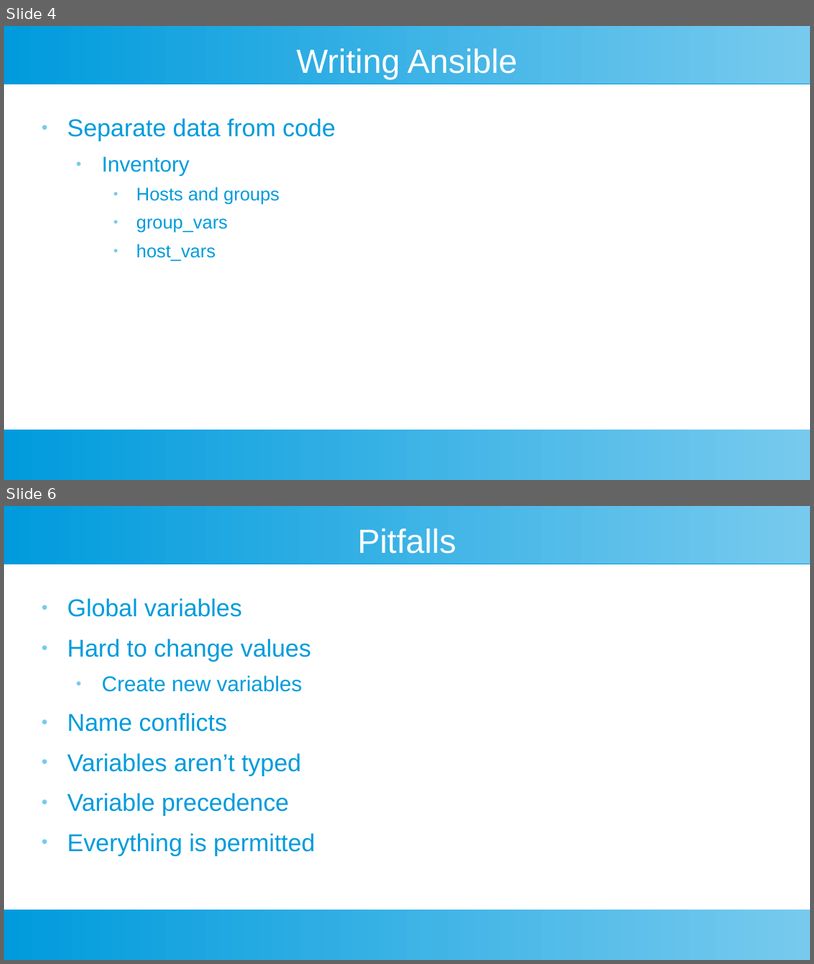
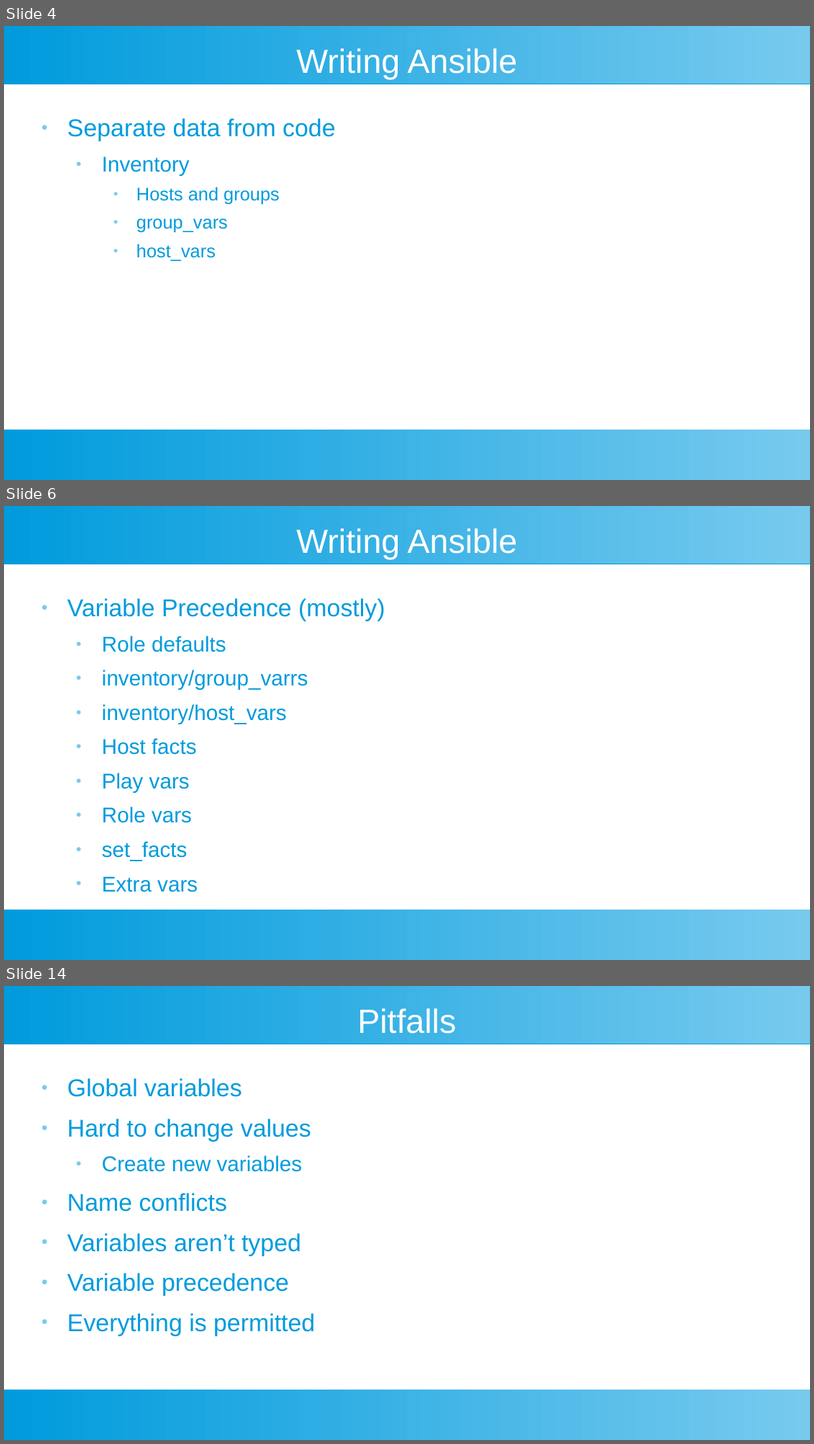
Before and after one commit to riffraff169/ansible-training, a slide deck: docs/ansible-slides.pptx. Shown one above the other, each under a label of ours: slides 4 and 6 before the commit, slides 4, 6 and 14 after it; the slides between them are not shown. The pictures are 814x964 and 814x1444 pixels, drawn with LibreOffice and Linux fonts; fonts in the diff are those of the drawing. Boxes give left, top, right and bottom in pixels: in the first picture for what was removed or moved away, otherwise in the second. Text is boxed around its words. In the diff, an @@ line names an element or a change of style, - is before the commit and + after.

```diff
--- a/docs/ansible-slides.pptx
+++ b/docs/ansible-slides.pptx
@@ slide 6 added at [4,506,810,960], background #FFFFFF; not listed: 2 template elements that a slide beside it also shows @@
@@ text added at [296,528,518,559], 33 pt, text #FFFFFF @@
+Writing Ansible
@@ text added at [67,598,385,892], 21 pt, text #009BDD @@
+● Variable Precedence (mostly)
+  ● Role defaults
+  ● inventory/group_varrs
+  ● inventory/host_vars
+  ● Host facts
+  ● Play vars
+  ● Role vars
+  ● set_facts
+  ● Extra vars
@@ what was slide 6 is now slide 14 @@
```
Also in this commit, not shown: 1 slide changed, 8 other slides added, 1 other file.
